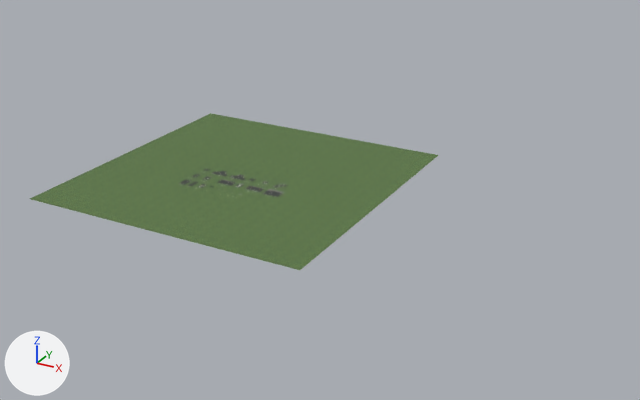
A saved change to the Blender file art/landside/landside_pieces.blend.
Rendered twice from a 50 mm camera at (628.0, -933.0, 455.0) aimed at (79.0, 64.0, -44.0). The axes (+X, +Y, +Z) are drawn at lower left. The lights are the same throughout. The first picture is the older version.

Objects in the first picture: 'overview_grass' and 5 more.
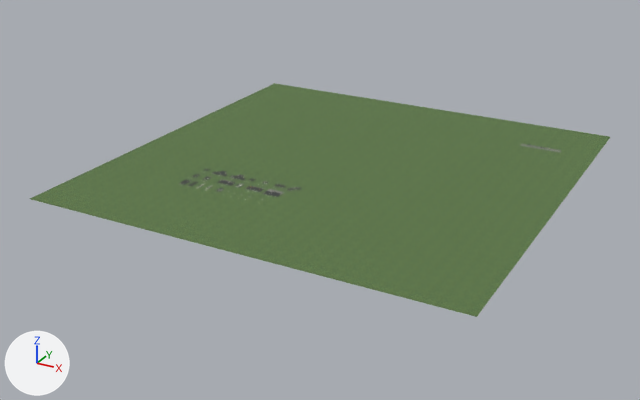
Location of each change, [x1, y1, x2, y2] in pixels of the pictures (640 x 400 px):
'overview_grass', reshaped (42% wider, 49% taller)
    before: [30, 113, 438, 270]
    after: [30, 83, 610, 317]

The change, as a diff of the scene's bpy script:
```diff
--- a/art/landside/landside_pieces.blend.py
+++ b/art/landside/landside_pieces.blend.py
@@ me_overview_grass @@
 # used by ob_overview_grass; location = (0.0, 0.0, 0.0)
 # verts and faces of me_overview_grass; kept vertices keep their numbers, new ones are numbered from 4
 # before: 0 (-200.0, -200.0, 0.0) at pixel (29, 198), 1 (200.0, -200.0, 0.0) at pixel (300, 270), 2 (200.0, 200.0, 0.0) at pixel (438, 155), 3 (-200.0, 200.0, 0.0) at pixel (210, 113)
-me_overview_grass.from_pydata(...)  # 4 vertices, 1 face; spans x -200.0..200.0, y -200.0..200.0, z 0.0
+me_overview_grass.from_pydata(...)  # 8 vertices, 2 faces; spans x -200.0..400.0, y -200.0..400.0, z 0.0
+# me_overview_grass part 1
+delete_vertices([1, 2, 3])  # with the faces that use them
+verts[4] = (400.0, -200.0, 0.0)  # pixel (476, 316)
+verts[5] = (400.0, 400.0, 0.0)  # pixel (610, 136)
+verts[6] = (-200.0, 400.0, 0.0)  # pixel (274, 83)
+verts[7] = (290.0, 296.0, 0.0)  # pixel (519, 145)
+verts[8] = (350.0, 296.0, 0.0)  # pixel (560, 152)
+verts[9] = (350.0, 304.0, 0.0)  # pixel (561, 150)
+verts[10] = (290.0, 304.0, 0.0)  # pixel (521, 143)
+faces += [(0, 4, 5, 6)]  # mat_grass
+faces += [(7, 8, 9, 10)]  # mat_paving
 me_overview_grass.materials.append(mat_grass)
+me_overview_grass.materials.append(mat_paving)
```
